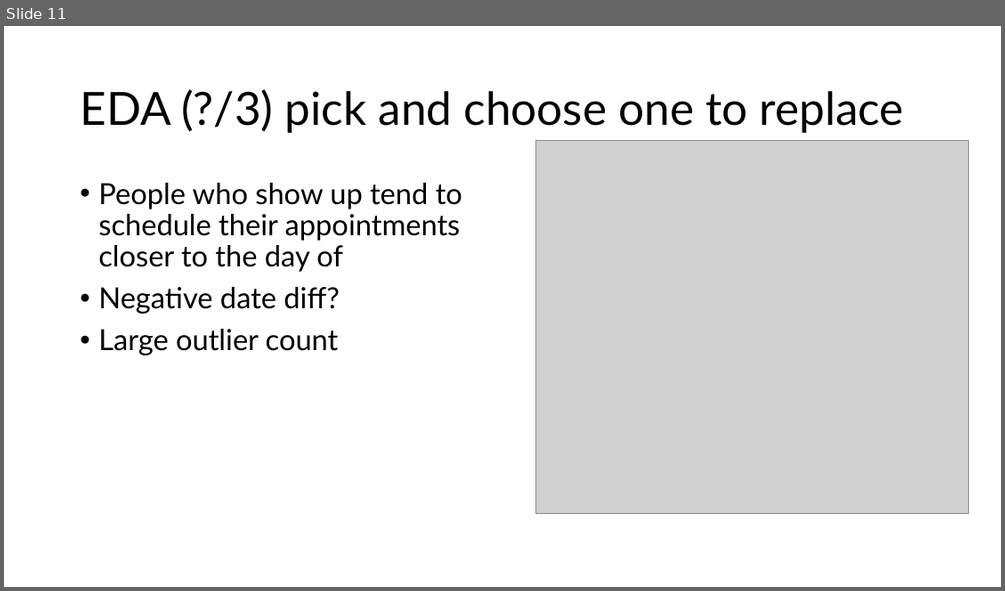
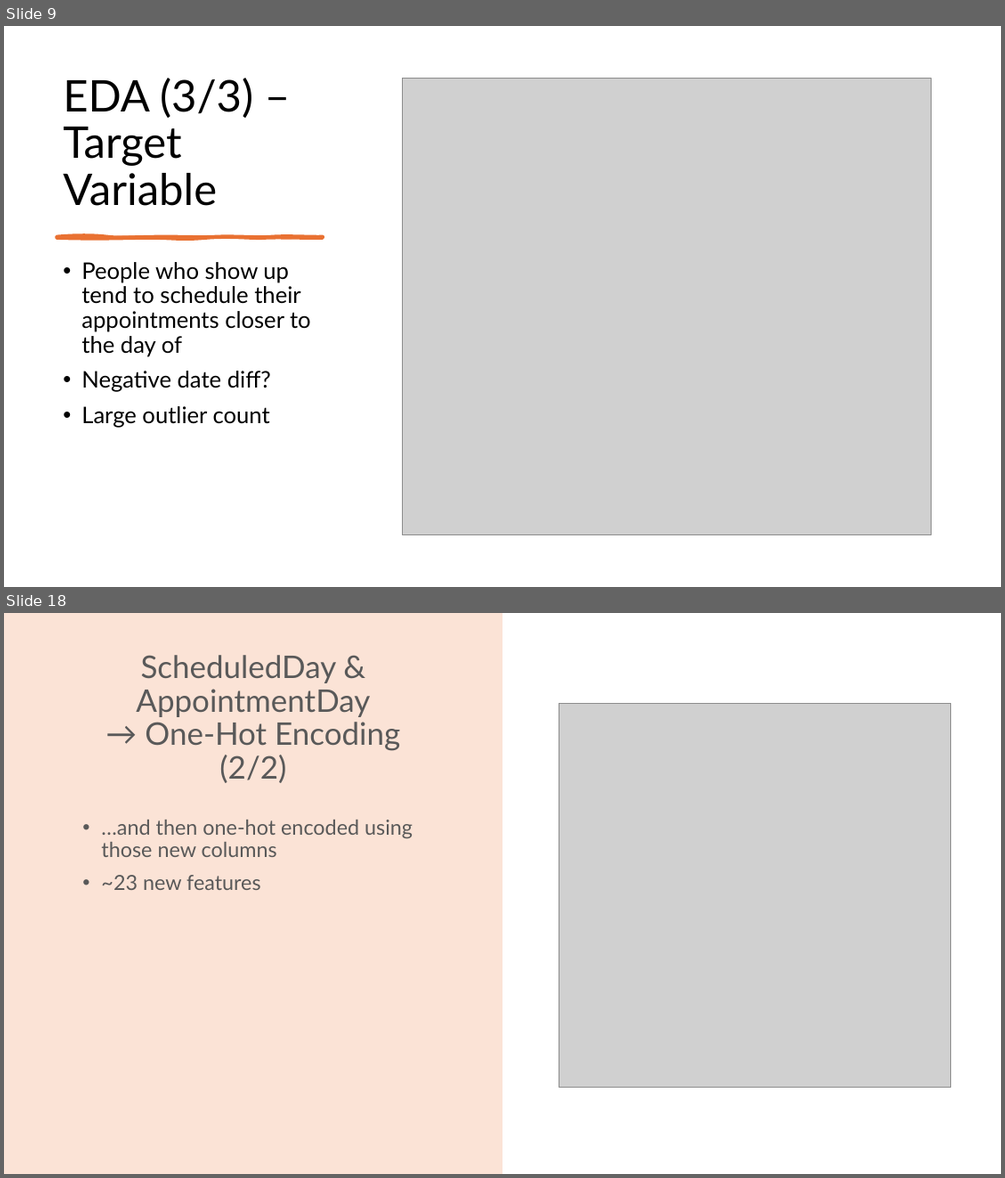
Before and after one commit to dwang0120/Hospital-No-Shows, a slide deck: Hospital No Shows.pptx. Shown one above the other, each under a label of ours: slide 11 before the commit, slides 9 and 18 after it; the slides between them are not shown. The pictures are 1005x591 and 1005x1178 pixels, drawn with LibreOffice and Linux fonts; fonts in the diff are those of the drawing; grey boxes stand for pictures. Boxes give left, top, right and bottom in pixels: in the first picture for what was removed or moved away, otherwise in the second. Text is boxed around its words. In the diff, an @@ line names an element or a change of style, - is before the commit and + after.

```diff
--- a/Hospital No Shows.pptx
+++ b/Hospital No Shows.pptx
@@ slide 18 added at box(4, 613, 1001, 1174), background #FFFFFF @@
@@ rectangle added at box(4, 613, 502, 1174), fill #FBE3D6 @@
@@ title added at box(136, 655, 400, 783), 30 pt, text #595959 @@
+ScheduledDay & AppointmentDay
+→ One-Hot Encoding (2/2)
@@ picture added at box(558, 704, 952, 1087) @@
@@ text added at box(101, 819, 413, 890), 20 pt, text #595959 @@
+• …and then one-hot encoded using those new columns
+• ~23 new features
@@ what was slide 11 is now slide 9 @@
@@ slide 9 changed as well @@
@@ title "EDA (3/3) – Target Variable" at box(63, 78, 253, 206): vertical alignment middle to bottom @@
@@ title at box(63, 78, 253, 206): text changed; size 44 to 42 pt @@
-EDA (?/3) pick and choose one to replace
+EDA (3/3) – Target Variable
@@ picture: place and size @@
-picture at box(535, 141, 968, 513)
+picture at box(403, 79, 931, 534)
@@ freeform shape added at box(57, 236, 323, 238), fill #E97132, outline #E97132 3 pt @@
@@ text "People who show up tend ...": place and size @@
-text "People who show up tend ..." at box(98, 183, 462, 355)
+text "People who show up tend ..." at box(81, 262, 311, 427)
@@ text "People who show up tend ..." at box(81, 262, 311, 427): size 28 to 22 pt @@
```
Also in this commit, not shown: 8 other slides changed, 8 other slides added, 3 slides removed, 1 other file.
